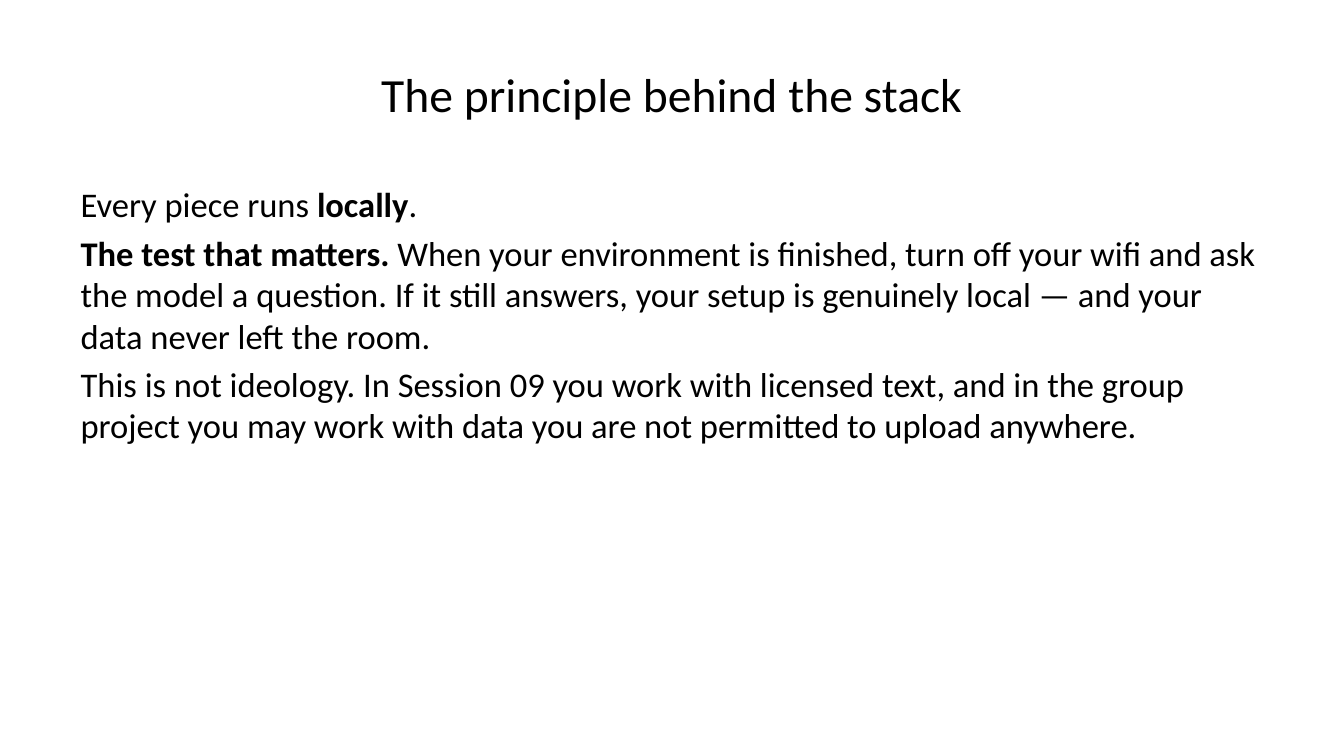
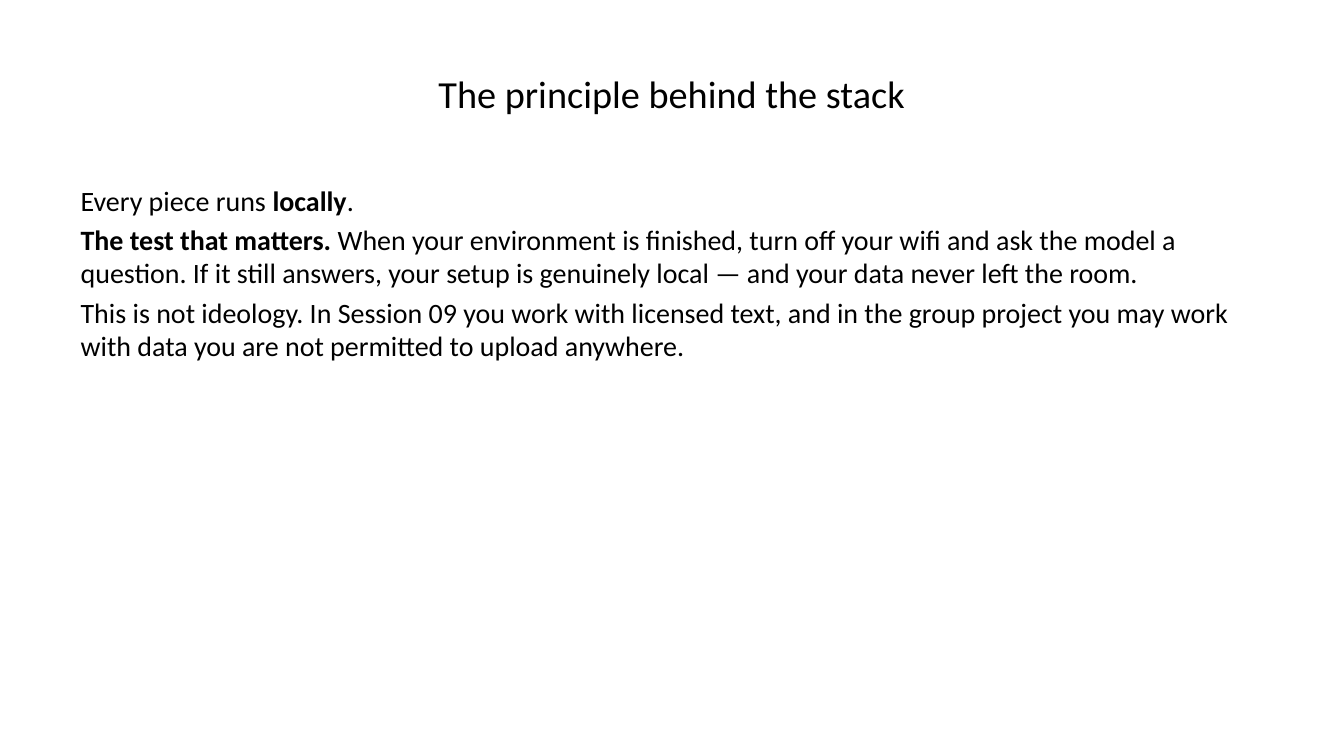
Before and after one commit to warint/quantitative-methods, a slide deck: slide 9 of 01-foundations-scenarios-and-tools/00-pre-session/slides-welcome-and-setup.pptx. Drawn at 1344x756 pixels with LibreOffice and Linux fonts; fonts in the diff are those of the drawing. Boxes give left, top, right and bottom in pixels: in the first picture for what was removed or moved away, otherwise in the second. Text is boxed around its words. In the diff, an @@ line names an element or a change of style, - is before the commit and + after.

```diff
--- a/01-foundations-scenarios-and-tools/00-pre-session/slides-welcome-and-setup.pptx
+++ b/01-foundations-scenarios-and-tools/00-pre-session/slides-welcome-and-setup.pptx
@@ title "The principle behind the stack" at <box>438,81,905,115</box>: size 25.5 to 20.5 pt @@
@@ text "Every piece runs locally." at <box>81,191,1228,361</box>: size 18.5 to 15 pt @@
```
Also in this commit, not shown: 46 other slides changed, 13 other files.
